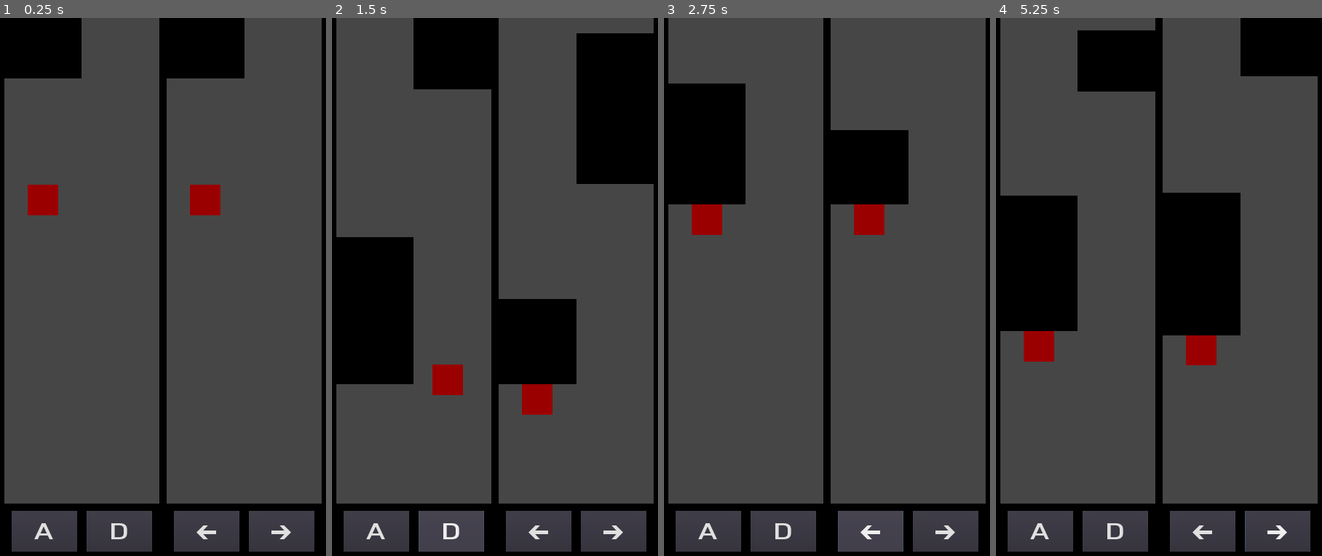
Above: before the commit, frames 1-4 (left to right).
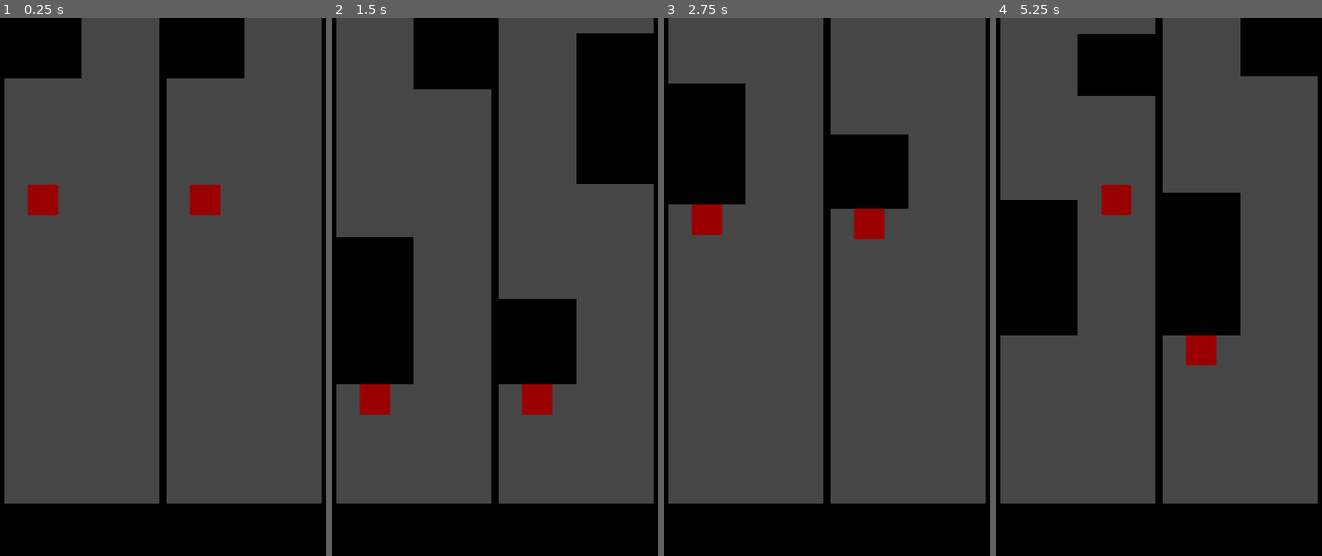
Above: after the commit, the same moments.

Repository: marzecdawid/Game1
Game: Godot game, scene res://Main.tscn
Two runs of this game, one before a commit and one after it. Both use one fixed random seed, a clock stepped at 60 frames per second and the inputs below.
Inputs (mouse positions are in pixels of both pictures, inside the frame that each line leads up to):
- Up to frame 1 (0.25 s): no input
- Up to frame 2 (1.5 s): click (377, 529) at 0.5 s, where only the run before the commit has a clickable "A"; click (452, 529) at 1.25 s, where only the run before the commit has a clickable "D"
- Up to frame 3 (2.75 s): click (869, 529) at 2 s, where only the run before the commit has a clickable "←"
- Up to frame 4 (5.25 s): click (1276, 529) at 2.75 s, where only the run before the commit has a clickable "→"; move the mouse to (1230, 281) at 3.52 s; hold Up (ui_up) 3.53-4.25 s; click (1230, 281) at 3.67 s; drag from (1093, 340) to (1142, 426) at 4.27 s; move the mouse to (1191, 179) at 5.02 s; hold Up (ui_up) from 5.03 s (still down); click (1191, 179) at 5.17 s

The runs differ from the first frame. In frame 1, 6.1% of the frame differs, in the area x 3-97%, y 91-100%; in frame 2, 7.2%; in frame 3, 6.6%; in frame 4, 7.8%, in the area x 1-97%, y 2-100%.

Commit message:
Touch input added
Support for touch input.
Deleted input buttons.

Diff:
--- a/GameSegment.gd
+++ b/GameSegment.gd
@@ -11,7 +11,6 @@
 var player_spawn_pos: Vector2
 var neutral_pos = size.y / 2 - 200
 
-# For spawning blocks V V V
 var block = []
 var block_distance = [300.0, 500]
 var block_length = [200.0, 512.0]
@@ -23,11 +22,16 @@
 export var block_speed_inc := 0.01
 var block_speed := 0.0
 
+var touch_index := -1
+
 func _enter_tree():
 	calculate_lane_pos_x()
 	player_spawn_pos = Vector2(lane_pos_x[0], neutral_pos)
 
 	reset()
+
+func _input(event):
+	touch_input(event)
 
 
 func _physics_process(delta: float):
@@ -131,7 +135,7 @@
 	# Set x speed
 	if $Player.get_flag("slowed"):
 		var weight: float = ($Player.get_position().x - lane_pos_x[$Player.target_lane]) / ($Player.hit_pos - lane_pos_x[$Player.target_lane])
-		$Player.speed.x = lerp($Player.speed_x_slow, 10.0, weight)
+		$Player.speed.x = lerp($Player.speed_x_slow, 0.0, weight)
 		$Player/Sprite/Sprite.modulate = Color(1, 1, 1, weight) # temporary here
 	else:
 		$Player.speed.x = $Player.speed_x_fast
@@ -181,6 +185,24 @@
 		emit_signal("game_over")
 
 
+func touch_input(event):
+	if event is InputEventScreenTouch:
+		# Checks if starting position of the touch is on correct side of the screen and save the index of touch
+		if event.pressed and event.position.x > self.global_position.x and event.position.x < self.global_position.x + size.x and \
+				event.position.y > self.global_position.y and event.position.y < self.global_position.y + size.y:
+			touch_index = event.index
+		if !event.pressed and event.index == touch_index:
+			touch_index = -1
+
+	if event is InputEventScreenDrag and event.index == touch_index:
+		if event.relative.x > 0:
+			Input.action_press(input.right)
+			touch_index = -1
+		elif event.relative.x < 0:
+			Input.action_press(input.left)
+			touch_index = -1
+
+
 func is_out_bottom(object_pos_y) -> bool:
 	return object_pos_y > size.y
 
--- a/Main.gd
+++ b/Main.gd
@@ -8,7 +8,3 @@
 func _on_game_over():
 	$LeftSegment.reset()
 	$RightSegment.reset()
-
-
-func _on_input_button_down(action):
-	Input.action_press(action)
--- a/Main.tscn
+++ b/Main.tscn
@@ -1,48 +1,7 @@
-[gd_scene load_steps=16 format=2]
+[gd_scene load_steps=3 format=2]
 
 [ext_resource path="res://GameSegment.tscn" type="PackedScene" id=1]
 [ext_resource path="res://Main.gd" type="Script" id=2]
-[ext_resource path="res://Xolonium-Regular.ttf" type="DynamicFontData" id=3]
-
-[sub_resource type="DynamicFont" id=1]
-size = 80
-font_data = ExtResource( 3 )
-
-[sub_resource type="InputEventAction" id=2]
-action = "leftsegment_left"
-
-[sub_resource type="ShortCut" id=3]
-shortcut = SubResource( 2 )
-
-[sub_resource type="DynamicFont" id=4]
-size = 80
-font_data = ExtResource( 3 )
-
-[sub_resource type="InputEventAction" id=5]
-action = "leftsegment_right"
-
-[sub_resource type="ShortCut" id=6]
-shortcut = SubResource( 5 )
-
-[sub_resource type="DynamicFont" id=7]
-size = 100
-font_data = ExtResource( 3 )
-
-[sub_resource type="InputEventAction" id=8]
-action = "rightsegment_left"
-
-[sub_resource type="ShortCut" id=9]
-shortcut = SubResource( 8 )
-
-[sub_resource type="DynamicFont" id=10]
-size = 100
-font_data = ExtResource( 3 )
-
-[sub_resource type="InputEventAction" id=11]
-action = "rightsegment_right"
-
-[sub_resource type="ShortCut" id=12]
-shortcut = SubResource( 11 )
 
 [node name="Main" type="Node2D"]
 script = ExtResource( 2 )
@@ -69,65 +28,5 @@
 __meta__ = {
 "_edit_use_anchors_": false
 }
-
-[node name="LeftLeft" type="Button" parent="."]
-margin_left = 40.0
-margin_top = 1624.0
-margin_right = 256.0
-margin_bottom = 1760.0
-custom_fonts/font = SubResource( 1 )
-shortcut_in_tooltip = false
-action_mode = 0
-shortcut = SubResource( 3 )
-text = "A"
-__meta__ = {
-"_edit_use_anchors_": false
-}
-
-[node name="LeftRight" type="Button" parent="."]
-margin_left = 288.0
-margin_top = 1624.0
-margin_right = 504.0
-margin_bottom = 1760.0
-custom_fonts/font = SubResource( 4 )
-shortcut_in_tooltip = false
-action_mode = 0
-shortcut = SubResource( 6 )
-text = "D"
-__meta__ = {
-"_edit_use_anchors_": false
-}
-
-[node name="RightLeft" type="Button" parent="."]
-margin_left = 576.0
-margin_top = 1624.0
-margin_right = 792.0
-margin_bottom = 1760.0
-custom_fonts/font = SubResource( 7 )
-shortcut_in_tooltip = false
-action_mode = 0
-shortcut = SubResource( 9 )
-text = "←"
-__meta__ = {
-"_edit_use_anchors_": false
-}
-
-[node name="RightRigth" type="Button" parent="."]
-margin_left = 824.0
-margin_top = 1624.0
-margin_right = 1040.0
-margin_bottom = 1760.0
-custom_fonts/font = SubResource( 10 )
-shortcut_in_tooltip = false
-action_mode = 0
-shortcut = SubResource( 12 )
-text = "→"
-__meta__ = {
-"_edit_use_anchors_": false
-}
 [connection signal="game_over" from="LeftSegment" to="." method="_on_game_over"]
 [connection signal="game_over" from="RightSegment" to="." method="_on_game_over"]
-[connection signal="button_down" from="LeftLeft" to="." method="_on_input_button_down" binds= [ "leftsegment_left" ]]
-[connection signal="button_down" from="LeftRight" to="." method="_on_input_button_down" binds= [ "leftsegment_right" ]]
-[connection signal="button_down" from="RightLeft" to="." method="_on_input_button_down" binds= [ "rightsegment_left" ]]
-[connection signal="button_down" from="RightRigth" to="." method="_on_input_button_down" binds= [ "rightsegment_right" ]]
--- a/project.godot
+++ b/project.godot
@@ -53,6 +53,11 @@
  ]
 }
 
+[input_devices]
+
+pointing/emulate_touch_from_mouse=true
+pointing/emulate_mouse_from_touch=false
+
 [layer_names]
 
 2d_physics/layer_1="player"
